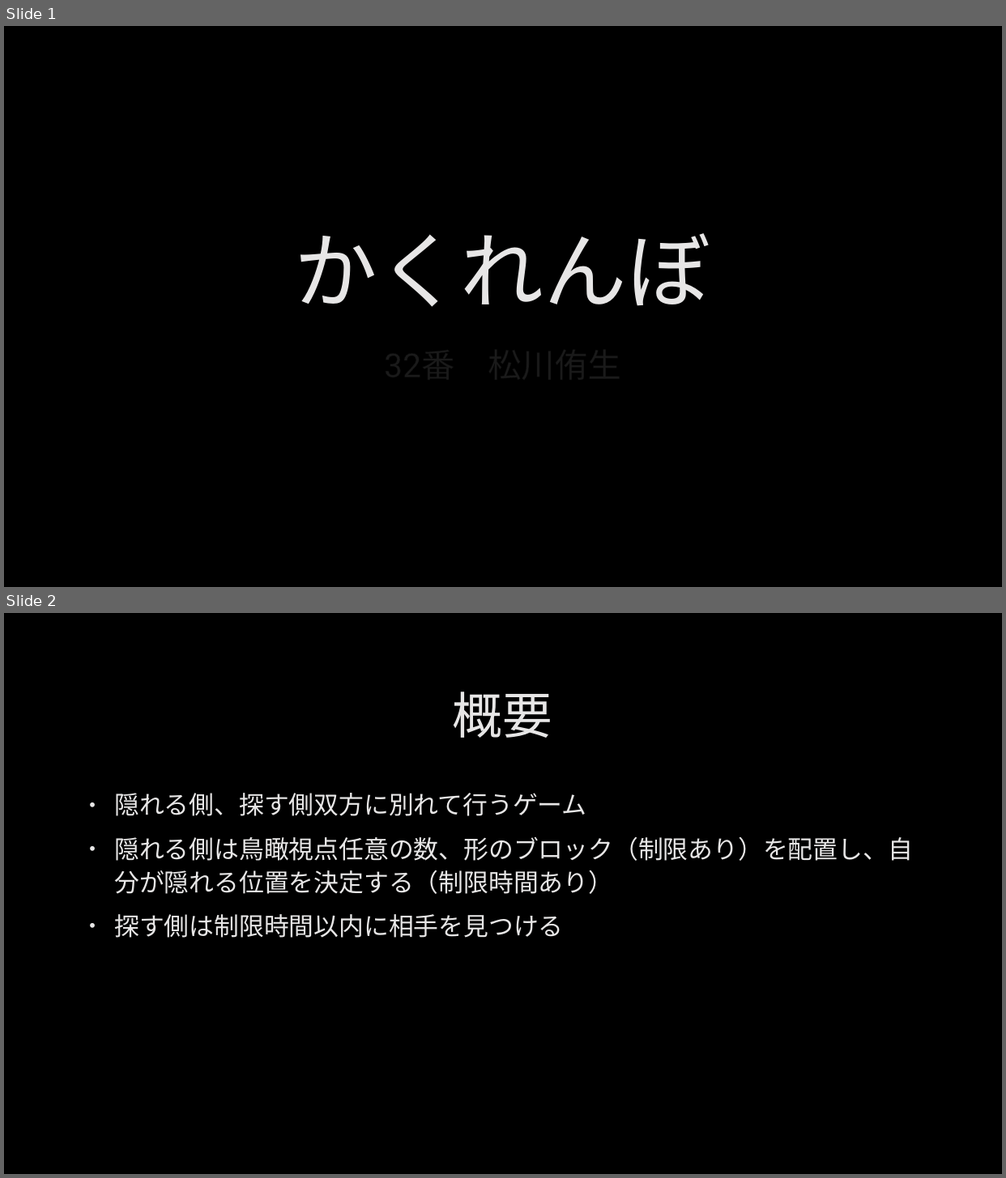
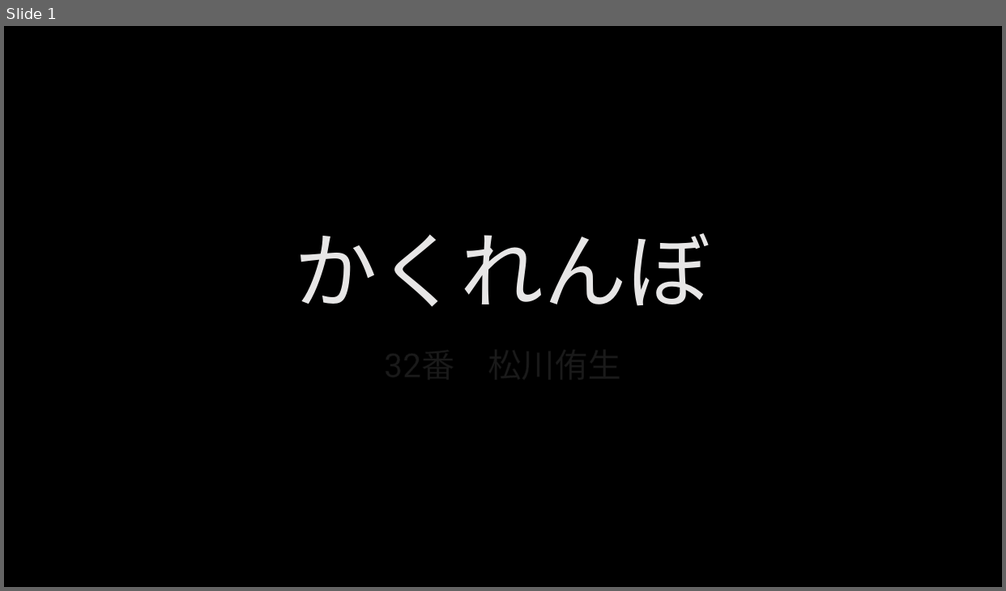
Before and after one commit to hamukawa0406/CG, a slide deck: freeProduction.pptx. Shown one above the other, each under a label of ours: slides 1 and 2 before the commit, slide 1 after it. The pictures are 1006x1178 and 1006x591 pixels, drawn with LibreOffice and Linux fonts; fonts in the diff are those of the drawing; background and template pictures are left out. Boxes give left, top, right and bottom in pixels: in the first picture for what was removed or moved away, otherwise in the second. Text is boxed around its words. In the diff, an @@ line names an element or a change of style, - is before the commit and + after.

```diff
--- a/freeProduction.pptx
+++ b/freeProduction.pptx
@@ slide 2 removed at [4, 613, 1002, 1174], background picture (left out) @@
@@ title removed at [453, 692, 552, 738] @@
-概要
@@ text removed at [114, 793, 913, 938] @@
-• 隠れる側、探す側双方に別れて行うゲーム
-• 隠れる側は鳥瞰視点任意の数、形のブロック（制限あり）を配置し、自分が隠れる位置を決定する（制限時間あり）
-• 探す側は制限時間以内に相手を見つける
```
Also in this commit, not shown: 3 slides changed, 3 slides added, 3 other slides removed, 20 other files.
